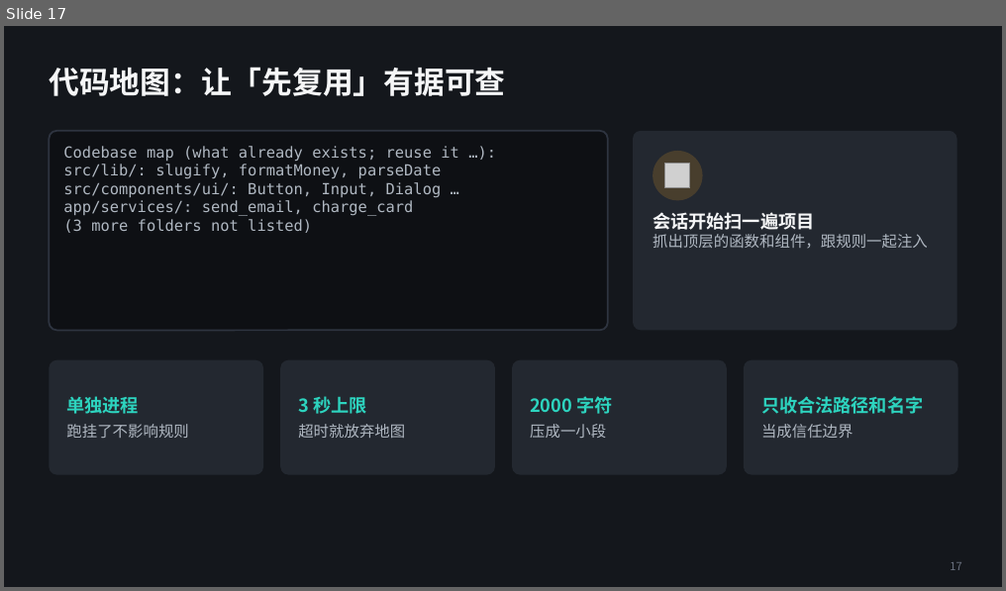
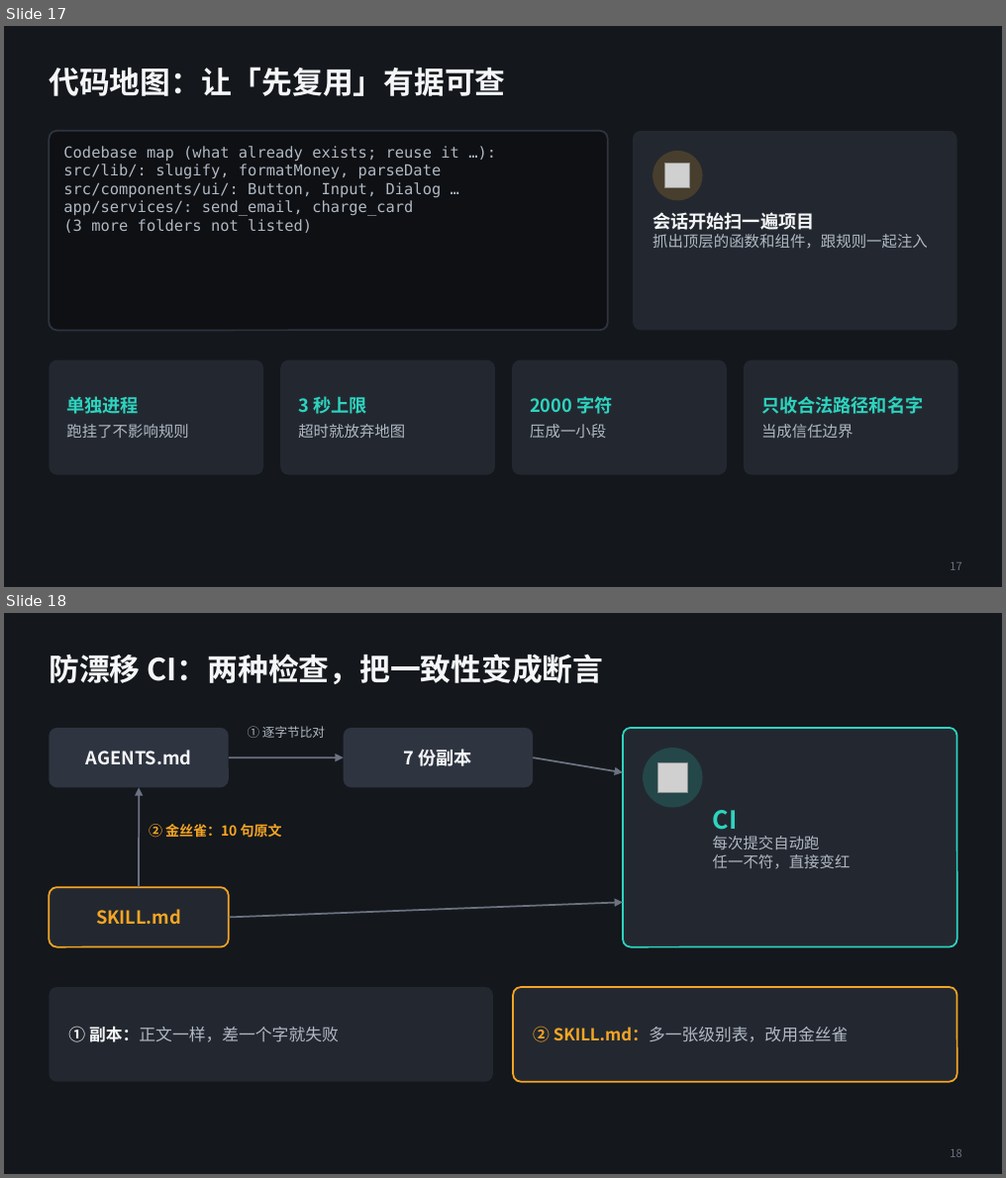
Before and after one commit to alexsunlee/alexsunlee.github.io, a slide deck: content/AI Learning/Ponytail · 提示词分发系统架构解析.pptx. Shown one above the other, each under a label of ours: slide 17 before the commit, slides 17 and 18 after it. The pictures are 1006x591 and 1006x1178 pixels, drawn with LibreOffice and Linux fonts; fonts in the diff are those of the drawing; grey boxes stand for pictures. Boxes give left, top, right and bottom in pixels: in the first picture for what was removed or moved away, otherwise in the second. Text is boxed around its words. In the diff, an @@ line names an element or a change of style, - is before the commit and + after.

```diff
--- a/content/AI Learning/Ponytail · 提示词分发系统架构解析.pptx
+++ b/content/AI Learning/Ponytail · 提示词分发系统架构解析.pptx
@@ slide 18 added at (4, 613, 1002, 1174), background #14171C @@
@@ title added at (49, 654, 604, 684), 22 pt, text #F5F6F7, bold @@
+防漂移 CI：两种检查，把一致性变成断言
@@ rounded rectangle added at (49, 728, 229, 787), fill #2E3440 @@
@@ text added at (248, 726, 325, 738), 9 pt, text #B0B8C2 @@
+① 逐字节比对
@@ rounded rectangle added at (344, 728, 533, 787), fill #2E3440 @@
@@ rounded rectangle added at (623, 728, 957, 948), fill #232830, outline #2DD4BF 1.25 pt @@
@@ text added at (86, 750, 191, 764), 13 pt, text #F5F6F7, bold @@
+AGENTS.md
@@ arrow added from (229, 758) to (344, 758), #6B7280 1.25 pt @@
@@ text added at (404, 749, 473, 766), 13 pt, text #F5F6F7, bold @@
+7 份副本
@@ arrow added from (533, 758) to (623, 772), #6B7280 1.25 pt @@
@@ ellipse added at (643, 748, 703, 808), fill #2DD4BF at 18% opacity @@
@@ arrow added from (139, 887) to (139, 787), #6B7280 1.25 pt @@
@@ picture added at (657, 762, 687, 792) @@
@@ text added at (713, 810, 850, 868), 11 pt, text #B0B8C2 @@
+CI
+每次提交自动跑
+任一不符，直接变红
@@ text added at (149, 824, 282, 838), 10 pt, text #F5A524, bold @@
+② 金丝雀：10 句原文
@@ rounded rectangle added at (49, 887, 229, 948), fill #232830, outline #F5A524 1.25 pt @@
@@ text added at (96, 909, 181, 925), 13 pt, text #F5A524, bold @@
+SKILL.md
@@ arrow added from (229, 917) to (623, 902), #6B7280 1.25 pt @@
@@ rounded rectangle added at (49, 987, 493, 1082), fill #232830 @@
@@ rounded rectangle added at (513, 987, 957, 1082), fill #232830, outline #F5A524 1.25 pt @@
@@ text added at (68, 1026, 339, 1043), 12 pt, text #B0B8C2 @@
+① 副本：正文一样，差一个字就失败
@@ text added at (533, 1026, 848, 1043), 12 pt, text #B0B8C2 @@
+② SKILL.md：多一张级别表，改用金丝雀
@@ page number added at (949, 1150, 961, 1157), 8 pt, text #6B7280 @@
+18
```
Also in this commit, not shown: 5 slides changed, 1 other slide added, 1 slide removed, 2 other files.
